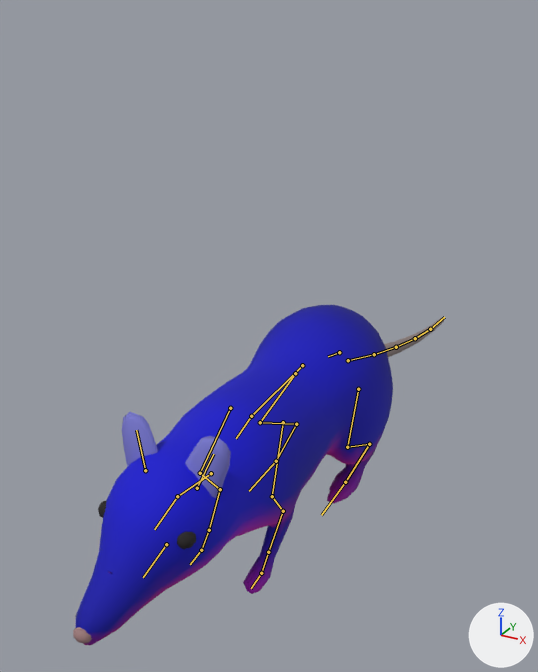
An edit to the glTF model assets/beast_rodent.glb, drawn before and after from the same camera.
Rendered twice from a camera (50 mm lens) standing at (0.173, -0.336, 0.278) and looking at (-0.038, 0.047, 0.087). Every picture has the same lights, and +X, +Y and +Z are marked at lower right. The picture after the commit comes second. The bones that bend it are drawn over the model as lines.

Names of what the first picture shows: 'beast_rodent_fur', 'beast_rodent_horn'.
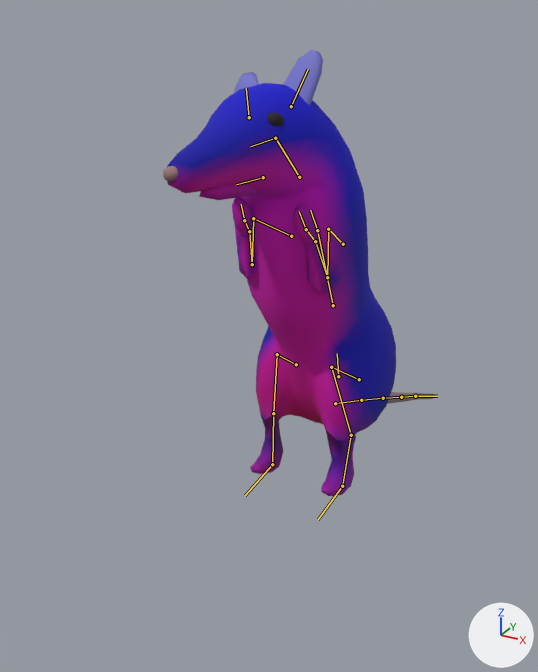
The newer file adds an action. The first version stands in its rest pose; the second is drawn at frame 26 of the action 'situp'.

The change in detail:
Bone 'pelvis' (bone_pelvis) moves from (0.0, 0.0, 0.0) to (0.0, -0.0043, 0.017).
Bone 'pelvis' (bone_pelvis) turns from (0, 0, 0) to (-62, 0, 0) degrees about its own x, y and z.
Bone 'spine' (bone_spine) turns from (0, 0, 0) to (-6, 0, 0) degrees about its own x, y and z.
Bone 'chest' (bone_chest) turns from (0, 0, 0) to (-4, 0, 0) degrees about its own x, y and z.
Bone 'neck' (bone_neck) turns from (0, 0, 0) to (28, 0, 11) degrees about its own x, y and z.
Bone 'head' (bone_head) turns from (0, 0, 0) to (28, 0, 11) degrees about its own x, y and z.
Bone 'ear.L' (bone_ear_l) turns from (0, 0, 0) to (-5, 0, 0) degrees about its own x, y and z.
Bone 'ear.R' (bone_ear_r) turns from (0, 0, 0) to (-5, 0, 0) degrees about its own x, y and z.
Bone 'scapula.L' (bone_scapula_l) turns from (0, 0, 0) to (-8, 0, 0) degrees about its own x, y and z.
Bone 'upperarm.L' (bone_upperarm_l) turns from (0, 0, 0) to (40, 6, 0) degrees about its own x, y and z.
Bone 'forearm.L' (bone_forearm_l) turns from (0, 0, 0) to (-80, 0, 0) degrees about its own x, y and z.
Bone 'wrist.L' (bone_wrist_l) turns from (0, 0, 0) to (30, 0, 0) degrees about its own x, y and z.
Bone 'ftoe.L' (bone_ftoe_l) turns from (0, 0, 0) to (20, 0, 0) degrees about its own x, y and z.
Bone 'scapula.R' (bone_scapula_r) turns from (0, 0, 0) to (-8, 0, 0) degrees about its own x, y and z.
Bone 'upperarm.R' (bone_upperarm_r) turns from (0, 0, 0) to (40, -6, 0) degrees about its own x, y and z.
Bone 'forearm.R' (bone_forearm_r) turns from (0, 0, 0) to (-80, 0, 0) degrees about its own x, y and z.
Bone 'wrist.R' (bone_wrist_r) turns from (0, 0, 0) to (30, 0, 0) degrees about its own x, y and z.
Bone 'ftoe.R' (bone_ftoe_r) turns from (0, 0, 0) to (20, 0, 0) degrees about its own x, y and z.
Bone 'tail1' (bone_tail1) turns from (0, 0, 0) to (57, 0, 0) degrees about its own x, y and z.
Bone 'tail2' (bone_tail2) turns from (0, 0, 0) to (-3, 0, 0) degrees about its own x, y and z.
Bone 'tail3' (bone_tail3) turns from (0, 0, 0) to (-3, 0, 0) degrees about its own x, y and z.
Bone 'tail4' (bone_tail4) turns from (0, 0, 0) to (-3, 0, 0) degrees about its own x, y and z.
Bone 'tail5' (bone_tail5) turns from (0, 0, 0) to (-3, 0, -12) degrees about its own x, y and z.
Bone 'thigh.L' (bone_thigh_l) turns from (0, 0, 0) to (-5, 0, 17) degrees about its own x, y and z.
Bone 'shin.L' (bone_shin_l) turns from (0, 0, 0) to (20, -12, -5) degrees about its own x, y and z.
Bone 'hock.L' (bone_hock_l) turns from (0, 0, 0) to (114, -12, -14) degrees about its own x, y and z.
Bone 'htoe.L' (bone_htoe_l) turns from (0, 0, 0) to (-65, 0, 0) degrees about its own x, y and z.
Bone 'thigh.R' (bone_thigh_r) turns from (0, 0, 0) to (-5, 0, -17) degrees about its own x, y and z.
Bone 'shin.R' (bone_shin_r) turns from (0, 0, 0) to (20, 12, 5) degrees about its own x, y and z.
Bone 'hock.R' (bone_hock_r) turns from (0, 0, 0) to (114, 12, 14) degrees about its own x, y and z.
Bone 'htoe.R' (bone_htoe_r) turns from (0, 0, 0) to (-65, 0, 0) degrees about its own x, y and z.

Changed parts and their boxes [x1, y1, x2, y2] in the pictures (538 x 672 px):
'beast_rodent_fur', posed (27% narrower, 31% taller)
    before: [76, 305, 393, 645]
    after: [166, 50, 396, 496]
'beast_rodent_horn', posed (26% narrower, 10% shorter)
    before: [73, 317, 444, 643]
    after: [163, 112, 436, 404]
bone 'pelvis', root to tip
    before: (339, 352) to (328, 356)
    after: (338, 376) to (337, 353)
bone 'spine', root to tip
    before: (302, 365) to (251, 416)
    after: (333, 305) to (317, 230)
bone 'chest', root to tip
    before: (251, 416) to (236, 438)
    after: (317, 230) to (310, 210)
bone 'neck', root to tip
    before: (211, 473) to (177, 496)
    after: (299, 177) to (275, 138)
bone 'head', root to tip
    before: (177, 496) to (154, 529)
    after: (275, 138) to (250, 146)
bone 'ear.L', root to tip
    before: (197, 488) to (213, 454)
    after: (291, 106) to (308, 69)
bone 'ear.R', root to tip
    before: (145, 470) to (136, 430)
    after: (249, 117) to (246, 88)
bone 'scapula.L', root to tip
    before: (283, 422) to (272, 496)
    after: (343, 244) to (328, 229)
bone 'upperarm.L', root to tip
    before: (272, 496) to (283, 511)
    after: (328, 229) to (327, 277)
bone 'forearm.L', root to tip
    before: (283, 511) to (268, 552)
    after: (327, 277) to (315, 241)
bone 'wrist.L', root to tip
    before: (268, 552) to (261, 573)
    after: (315, 241) to (306, 229)
bone 'ftoe.L', root to tip
    before: (261, 573) to (251, 588)
    after: (306, 229) to (299, 211)
bone 'scapula.R', root to tip
    before: (230, 408) to (200, 473)
    after: (291, 236) to (253, 218)
bone 'upperarm.R', root to tip
    before: (200, 473) to (220, 489)
    after: (253, 218) to (252, 264)
bone 'forearm.R', root to tip
    before: (220, 489) to (209, 530)
    after: (252, 264) to (249, 231)
bone 'wrist.R', root to tip
    before: (209, 530) to (201, 550)
    after: (249, 231) to (244, 220)
bone 'ftoe.R', root to tip
    before: (201, 550) to (190, 564)
    after: (244, 220) to (241, 204)
bone 'tail1', root to tip
    before: (348, 360) to (374, 354)
    after: (335, 403) to (361, 400)
bone 'tail2', root to tip
    before: (374, 354) to (396, 347)
    after: (361, 400) to (383, 398)
bone 'tail3', root to tip
    before: (396, 347) to (415, 338)
    after: (383, 398) to (401, 397)
bone 'tail4', root to tip
    before: (415, 338) to (430, 329)
    after: (401, 397) to (415, 396)
bone 'tail5', root to tip
    before: (430, 329) to (444, 317)
    after: (415, 396) to (437, 396)
bone 'thigh.L', root to tip
    before: (358, 389) to (347, 447)
    after: (359, 379) to (331, 367)
bone 'shin.L', root to tip
    before: (347, 447) to (369, 444)
    after: (331, 367) to (351, 435)
bone 'hock.L', root to tip
    before: (369, 444) to (345, 482)
    after: (351, 435) to (342, 486)
bone 'htoe.L', root to tip
    before: (345, 482) to (321, 515)
    after: (342, 486) to (318, 519)
bone 'thigh.R', root to tip
    before: (295, 373) to (260, 422)
    after: (296, 364) to (277, 354)
bone 'shin.R', root to tip
    before: (260, 422) to (296, 424)
    after: (277, 354) to (273, 413)
bone 'hock.R', root to tip
    before: (296, 424) to (276, 461)
    after: (273, 413) to (272, 464)
bone 'htoe.R', root to tip
    before: (276, 461) to (249, 491)
    after: (272, 464) to (245, 495)
